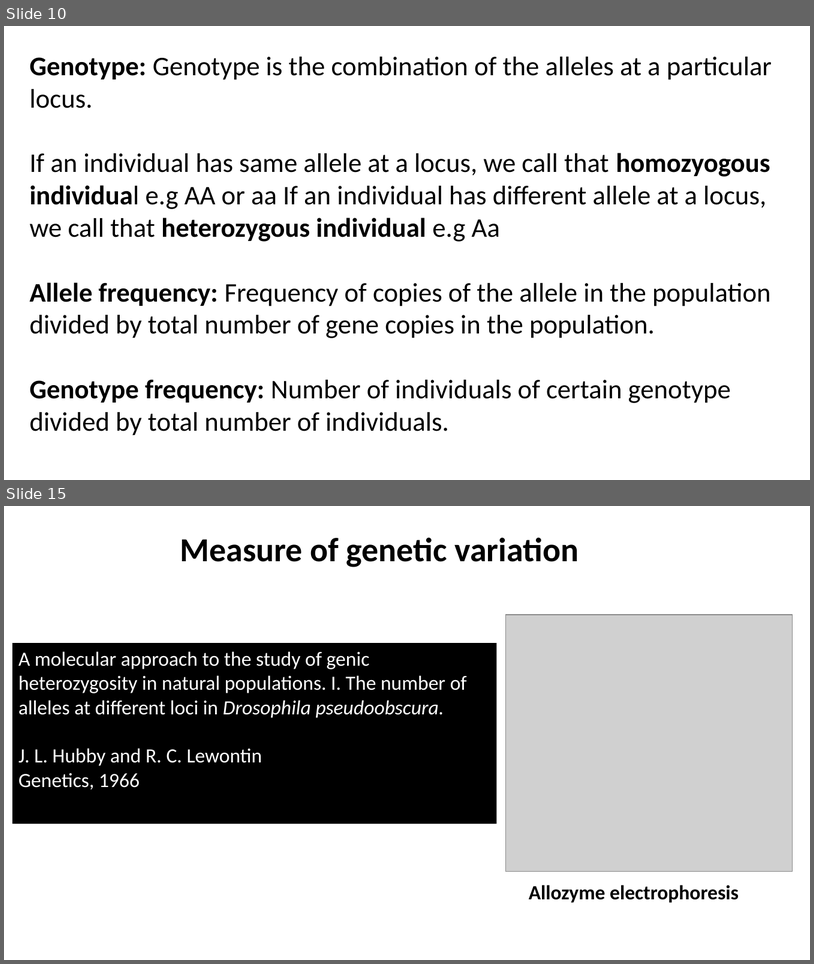
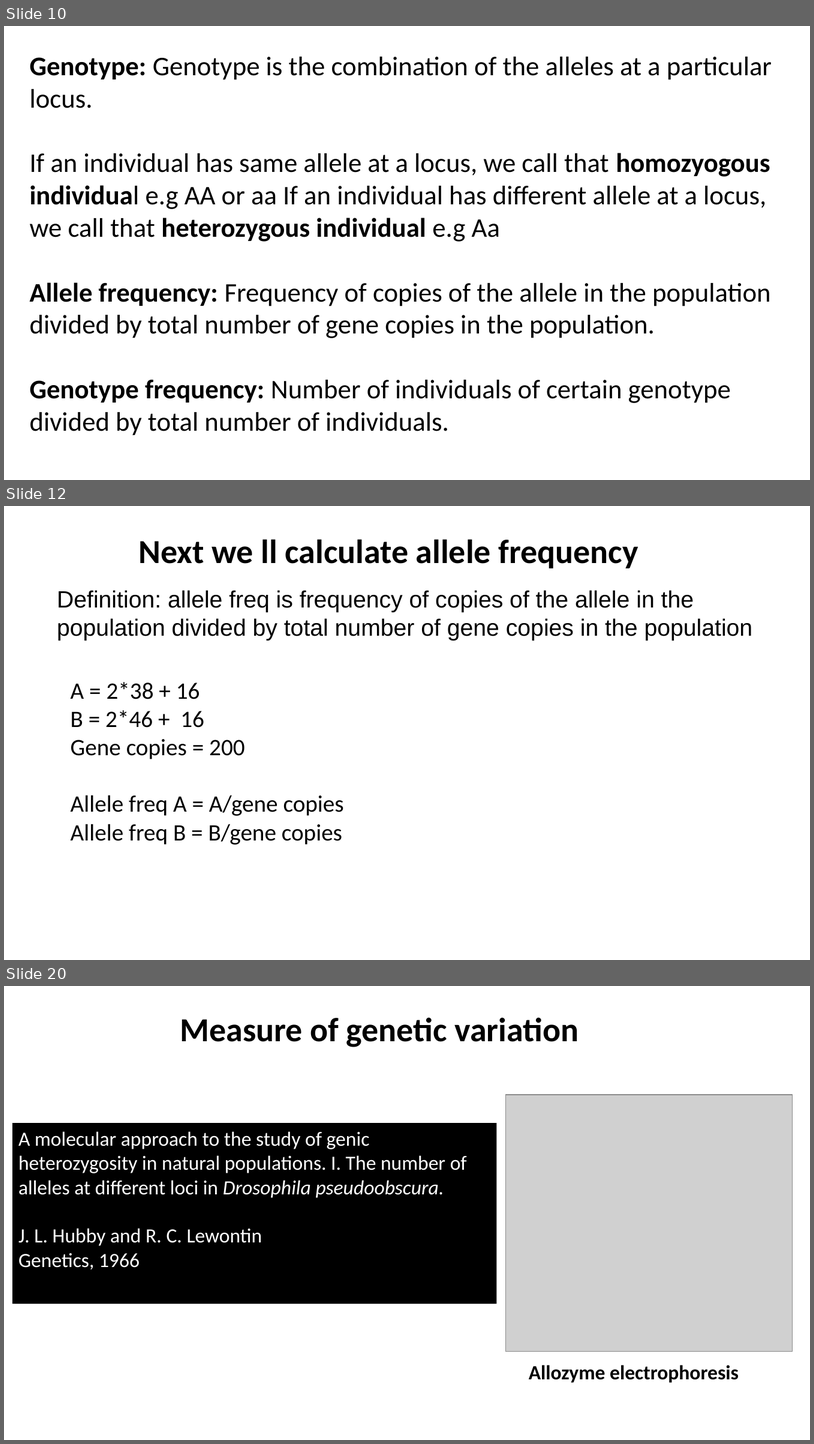
Before and after one commit to shankarkshakya/geppopgen, a slide deck: New Microsoft PowerPoint Presentation.pptx. Shown one above the other, each under a label of ours: slides 10 and 15 before the commit, slides 10, 12 and 20 after it; the slides between them are not shown. The pictures are 814x964 and 814x1444 pixels, drawn with LibreOffice and Linux fonts; fonts in the diff are those of the drawing; grey boxes stand for pictures. Boxes give left, top, right and bottom in pixels: in the first picture for what was removed or moved away, otherwise in the second. Text is boxed around its words. In the diff, an @@ line names an element or a change of style, - is before the commit and + after.

```diff
--- a/New Microsoft PowerPoint Presentation.pptx
+++ b/New Microsoft PowerPoint Presentation.pptx
@@ slide 12 added at (x1=4, y1=506, x2=810, y2=960), background #FFFFFF @@
@@ text added at (x1=139, y1=539, x2=639, y2=568), 40 pt, text #000000, bold @@
+Next we ll calculate allele frequency
@@ text added at (x1=57, y1=590, x2=753, y2=640), 28 pt, text #000000 @@
+Definition: allele freq is frequency of copies of the allele in the population divided by total number of gene copies in the population
@@ text added at (x1=71, y1=682, x2=344, y2=844), 28 pt, text #000000 @@
+A = 2*38 + 16
+B = 2*46 + 16
+Gene copies = 200
+Allele freq A = A/gene copies
+Allele freq B = B/gene copies
@@ what was slide 15 is now slide 20 @@
```
Also in this commit, not shown: 6 slides changed, 7 other slides added, 3 slides removed, 16 other files.
